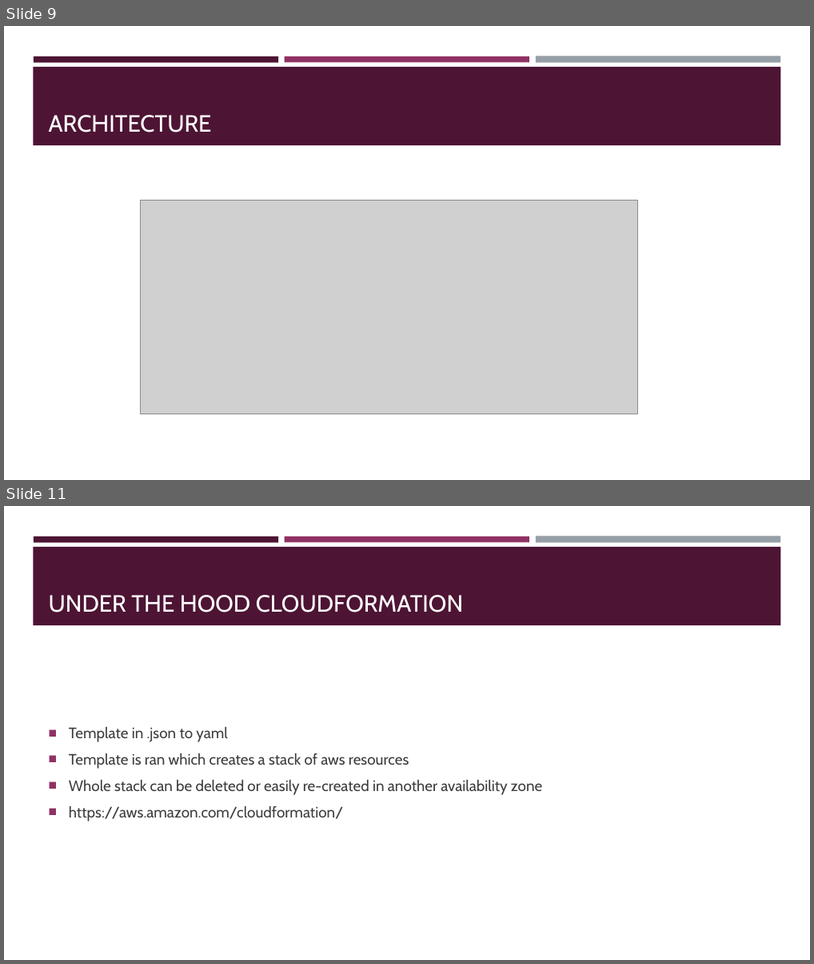
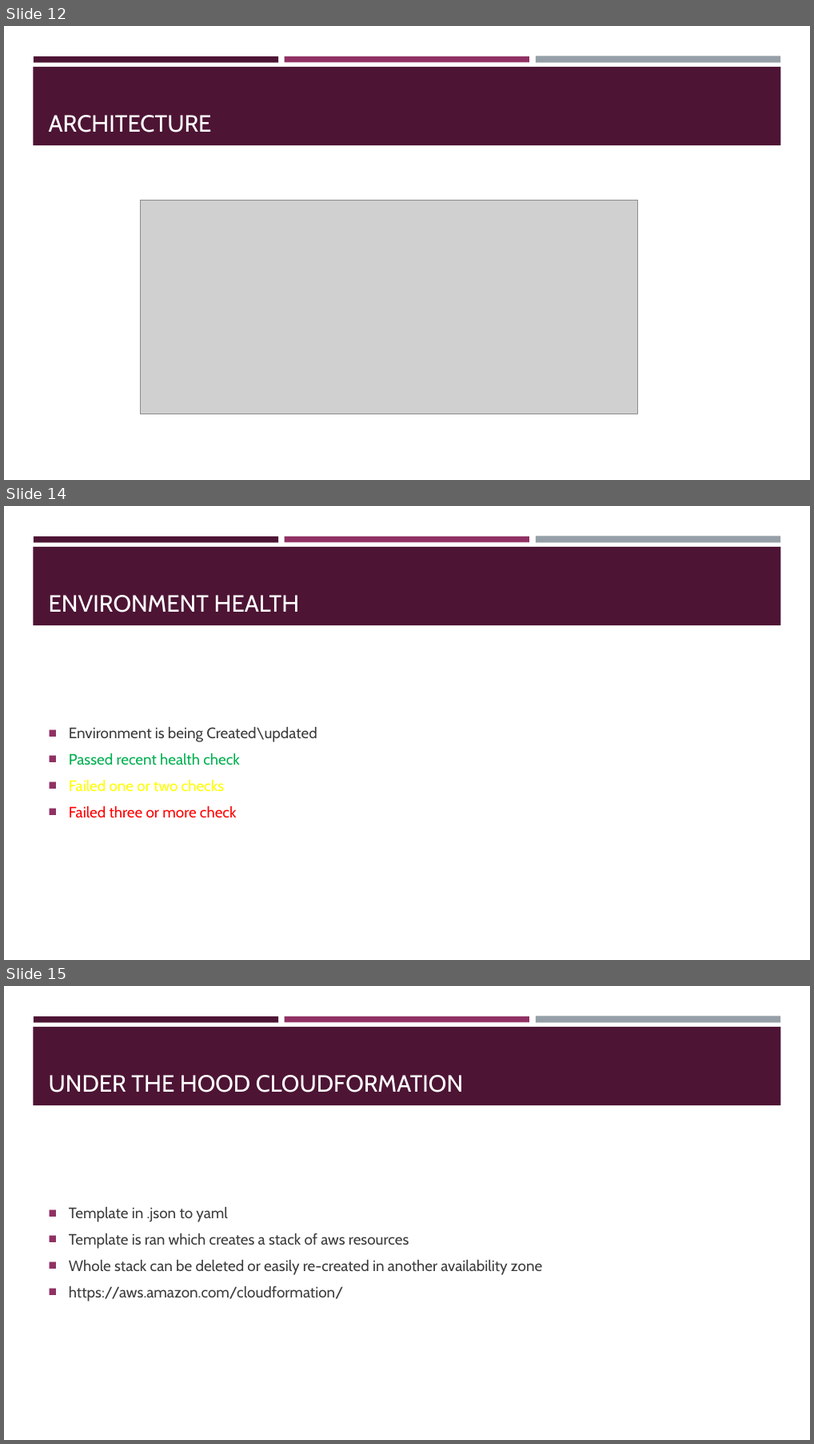
Before and after one commit to lasiewicz/demo, a slide deck: presentation.pptx. Shown one above the other, each under a label of ours: slides 9 and 11 before the commit, slides 12, 14 and 15 after it; the slides between them are not shown. The pictures are 814x964 and 814x1444 pixels, drawn with LibreOffice and Linux fonts; fonts in the diff are those of the drawing; grey boxes stand for pictures. Boxes give left, top, right and bottom in pixels: in the first picture for what was removed or moved away, otherwise in the second. Text is boxed around its words. In the diff, an @@ line names an element or a change of style, - is before the commit and + after.

```diff
--- a/presentation.pptx
+++ b/presentation.pptx
@@ slide 14 added at box(4, 506, 810, 960), background #FFFFFF; not listed: 4 template elements that a slide beside it also shows @@
@@ title added at box(49, 595, 300, 612), 28 pt, text #FFFFFF @@
+ENVIRONMENT HEALTH
@@ text added at box(69, 727, 317, 818), 18 pt, text #3D3D3D @@
+■ Environment is being Created\updated
+■ Passed recent health check
+■ Failed one or two checks
+■ Failed three or more check
@@ what was slide 9 is now slide 12 @@
@@ what was slide 11 is now slide 15 @@
```
Also in this commit, not shown: 3 slides changed, 4 other slides added, 22 other files.
